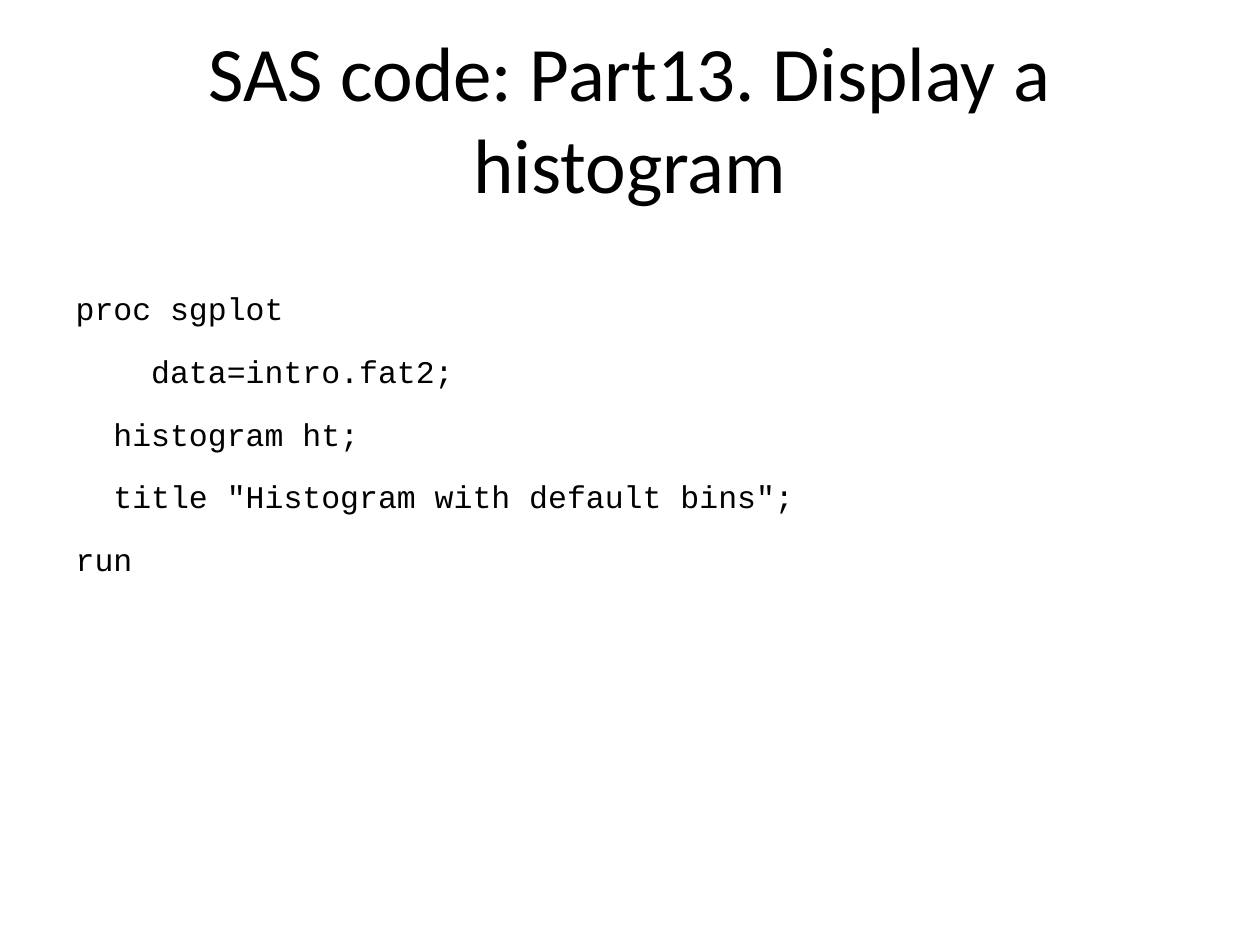
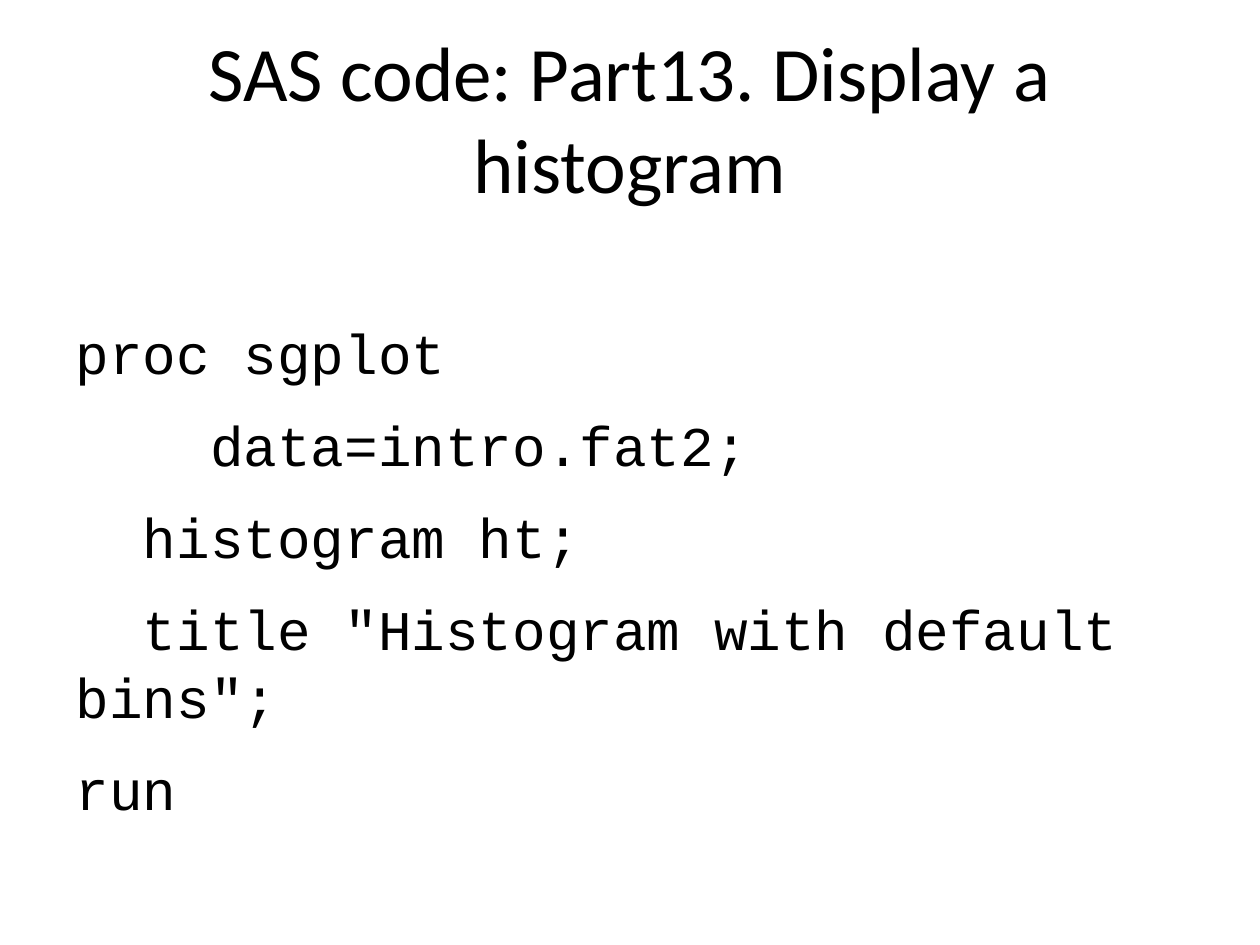
Before and after one commit to pmean/introduction-to-SAS, a slide deck: slide 36 of results/5507-02-simon-slides-and-speaker-notes.pptx. Drawn at 1260x945 pixels with LibreOffice and Linux fonts; fonts in the diff are those of the drawing. Boxes give left, top, right and bottom in pixels: in the first picture for what was removed or moved away, otherwise in the second. Text is boxed around its words. In the diff, an @@ line names an element or a change of style, - is before the commit and + after.

```diff
--- a/results/5507-02-simon-slides-and-speaker-notes.pptx
+++ b/results/5507-02-simon-slides-and-speaker-notes.pptx
@@ text "proc sgplot data=intro.fat2; histogram ht; ..." at bbox=[76, 334, 1117, 811]: size 18 to 32 pt; indent changed; more space between paragraphs @@
```
Also in this commit, not shown: 27 other slides changed, 5 other files.
